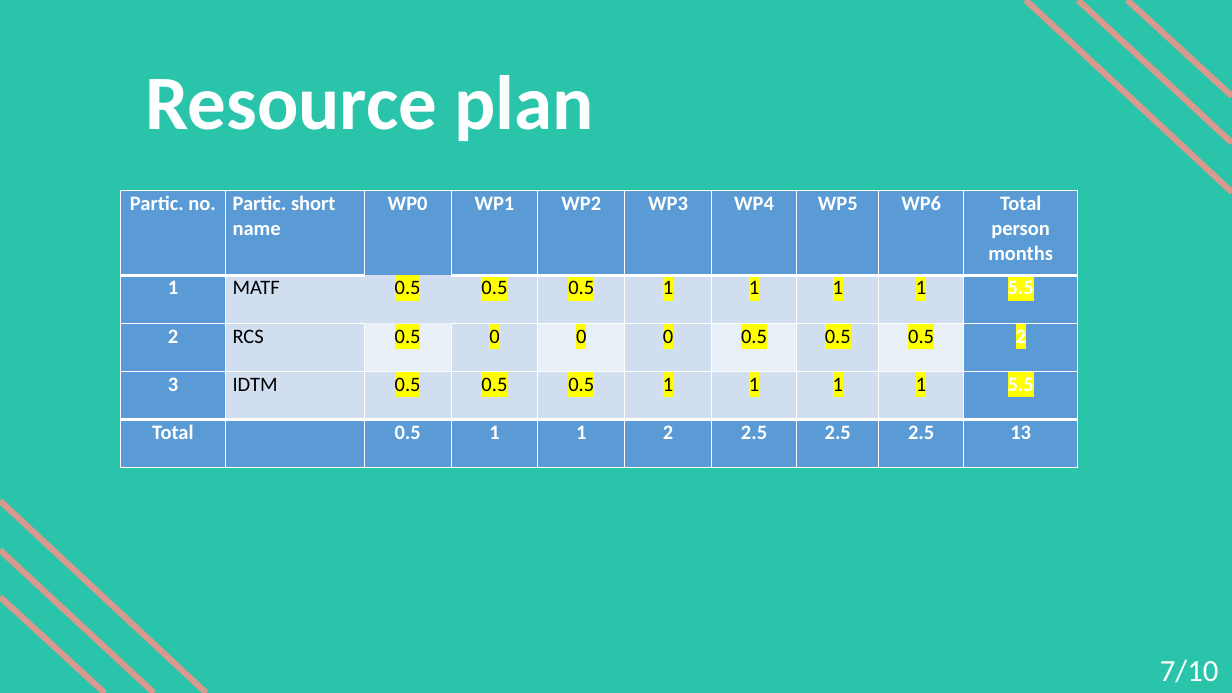
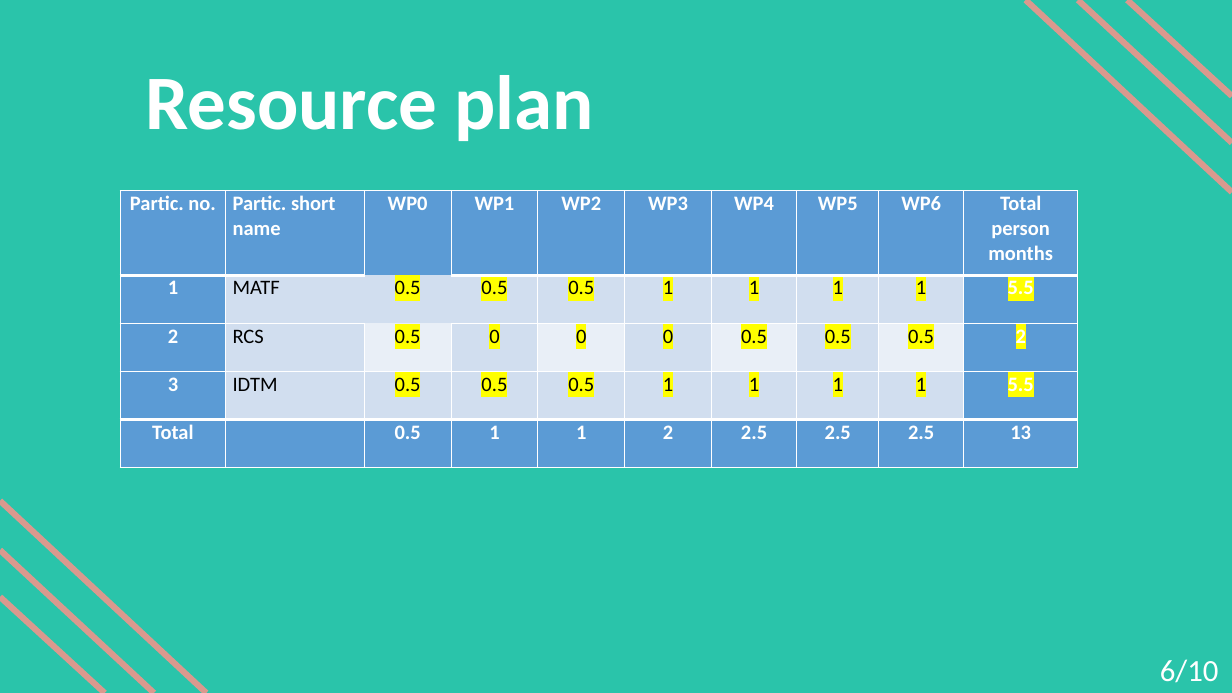
Before and after one commit to janamilutinovic/UPR, a slide deck: slide 6 of PropoasalHorizon2020_prezentacija.pptx (slide 7 before the commit). Drawn at 1232x693 pixels with LibreOffice and Linux fonts; fonts in the diff are those of the drawing. Boxes give left, top, right and bottom in pixels: in the first picture for what was removed or moved away, otherwise in the second. Text is boxed around its words. In the diff, an @@ line names an element or a change of style, - is before the commit and + after.

```diff
--- a/PropoasalHorizon2020_prezentacija.pptx
+++ b/PropoasalHorizon2020_prezentacija.pptx
@@ text at (1160, 659, 1219, 683): text changed @@
-7/10
+6/10
```
Also in this commit, not shown: 6 other slides changed, 1 slide added, 1 slide removed, 3 other files.
